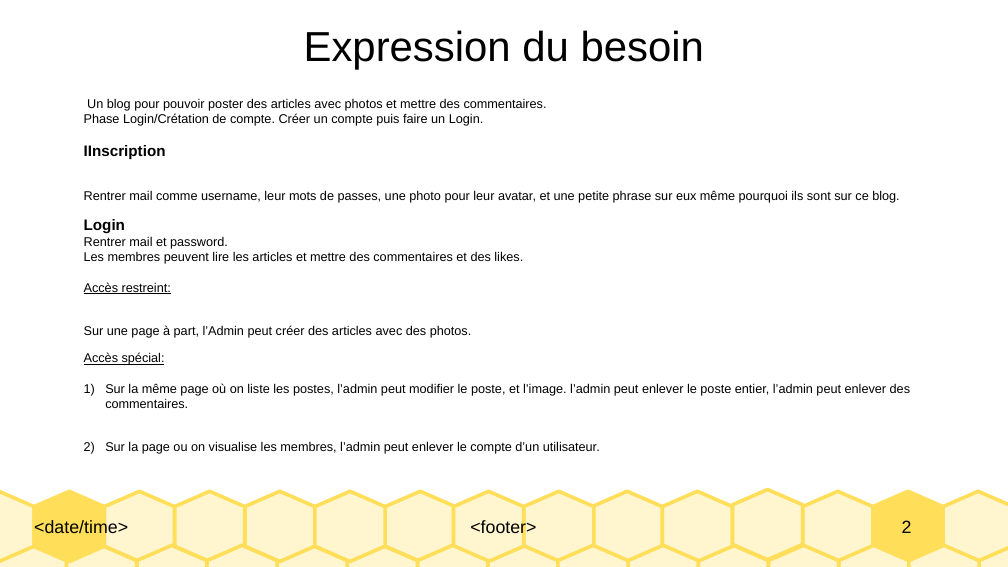
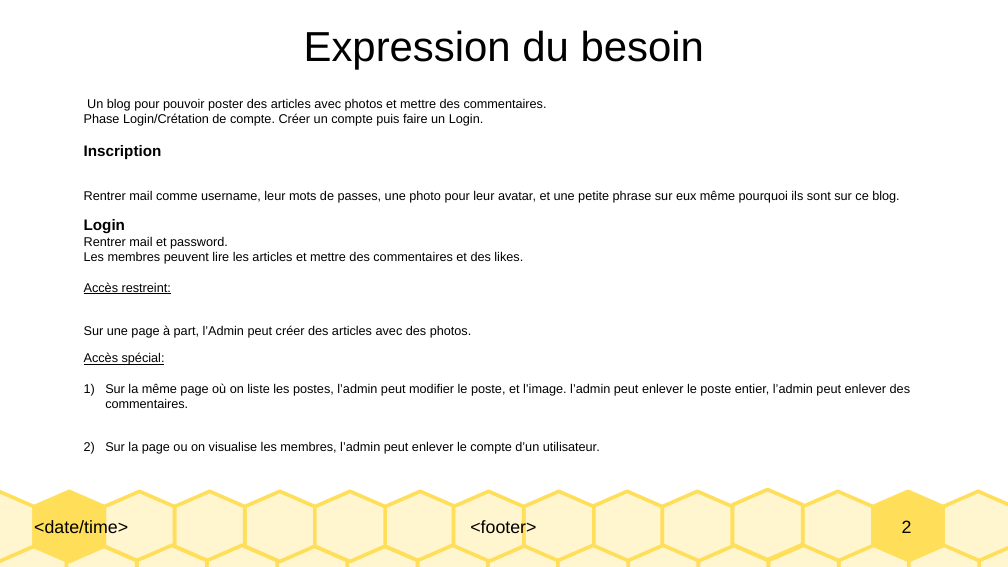
Before and after one commit to DinaHamdan/Blog, a slide deck: slide 2 of presentation/presentation-ECF.odp. Drawn at 1008x567 pixels with LibreOffice and Linux fonts; fonts in the diff are those of the drawing. Boxes give left, top, right and bottom in pixels: in the first picture for what was removed or moved away, otherwise in the second. Text is boxed around its words. In the diff, an @@ line names an element or a change of style, - is before the commit and + after.

```diff
--- a/presentation/presentation-ECF.odp
+++ b/presentation/presentation-ECF.odp
@@ text at [84,145,162,159]: text changed @@
-IInscription
+Inscription
```
Also in this commit, not shown: 10 other files.
